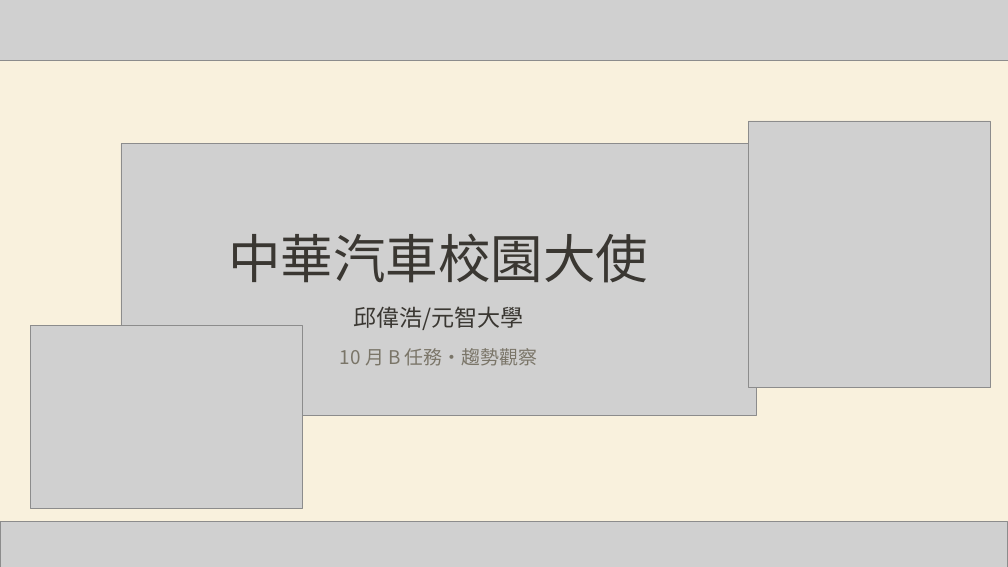
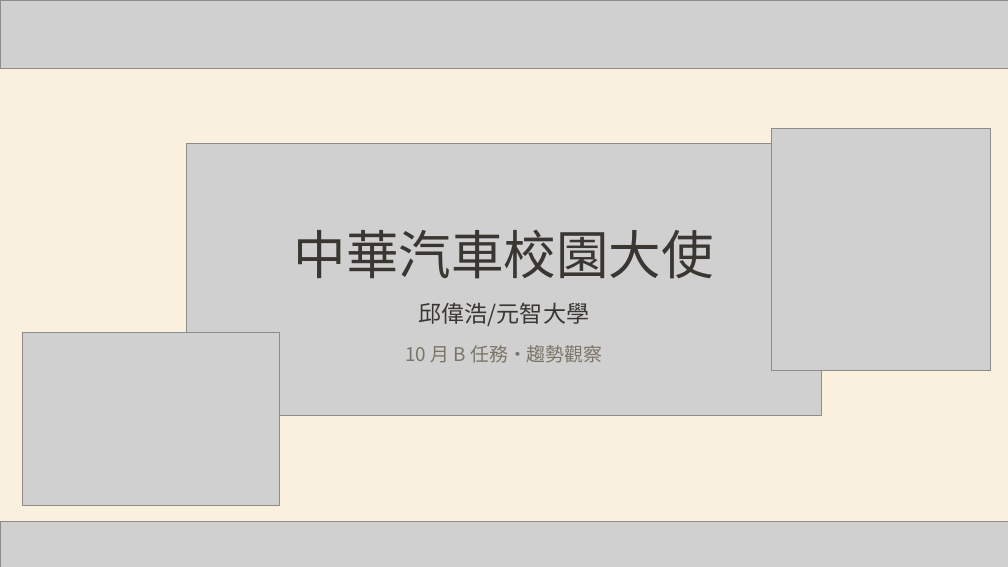
Before and after one commit to tobychien/project-hub, a slide deck: slide 1 of deliverables/邱偉浩-元智大學-10月B.pptx. Drawn at 1008x567 pixels with LibreOffice and Linux fonts; fonts in the diff are those of the drawing; grey boxes stand for pictures. Boxes give left, top, right and bottom in pixels: in the first picture for what was removed or moved away, otherwise in the second. Text is boxed around its words. In the diff, an @@ line names an element or a change of style, - is before the commit and + after.

```diff
--- a/deliverables/邱偉浩-元智大學-10月B.pptx
+++ b/deliverables/邱偉浩-元智大學-10月B.pptx
@@ picture: place and size @@
-picture at (0, 0, 1008, 60)
+picture at (0, 0, 1008, 68)
@@ picture: place and size @@
-picture at (121, 144, 756, 416)
+picture at (187, 144, 822, 416)
@@ picture: place and size @@
-picture at (749, 121, 991, 388)
+picture at (771, 129, 991, 371)
@@ picture: place and size @@
-picture at (30, 325, 302, 509)
+picture at (23, 333, 280, 506)
@@ 3 texts: place and size @@
-3 texts at (228, 234, 648, 366)
+3 texts at (294, 230, 714, 363)
```
Also in this commit, not shown: 7 other slides changed, 1 slide added, 1 slide removed, 1 other file.
